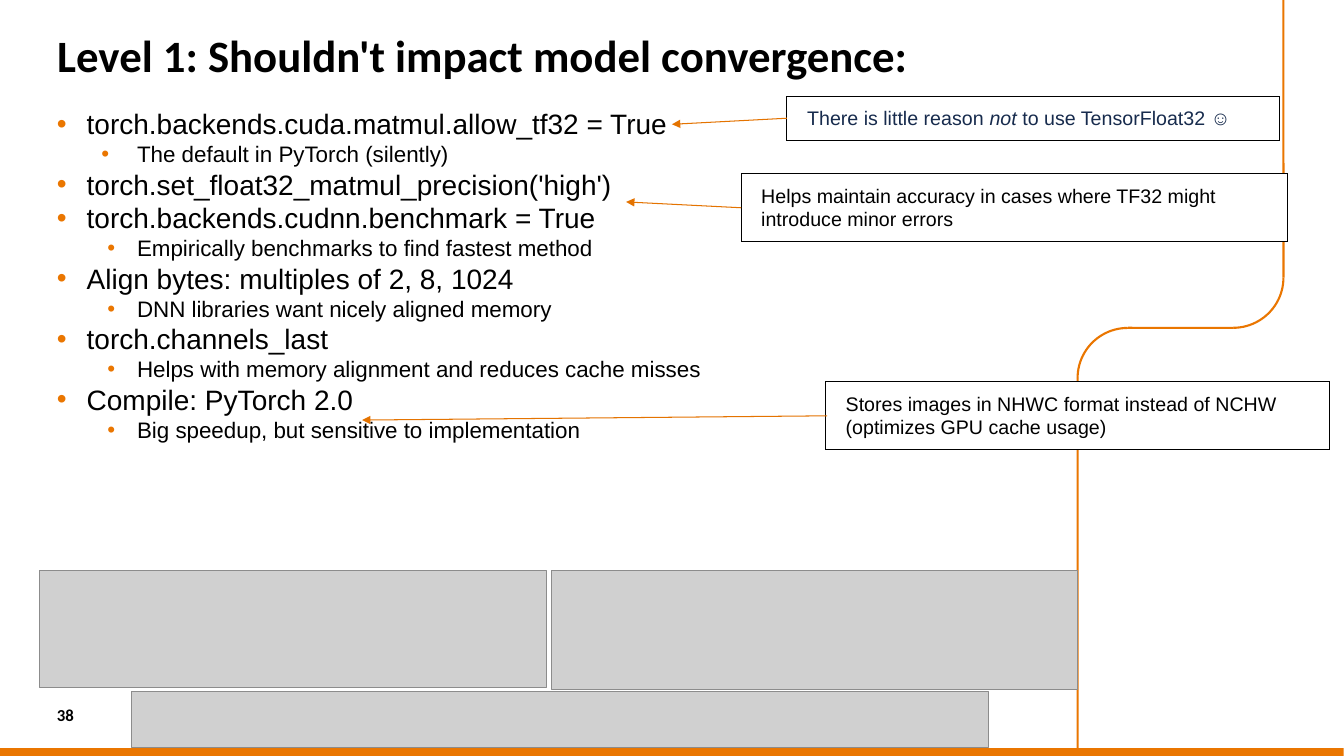
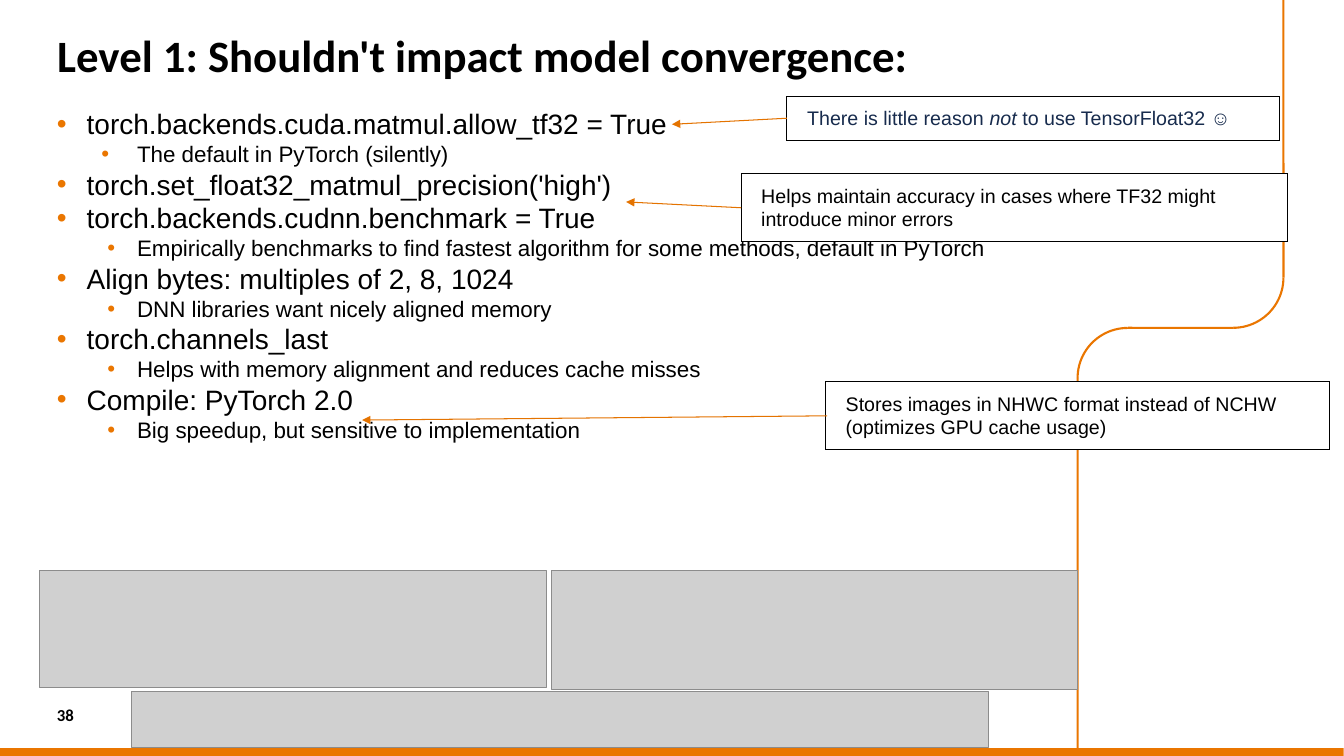
Before and after one commit to sara-nl/HPML-course-materials, a slide deck: slide 38 of Day2/slides/hw_and_software_features.pptx. Drawn at 1344x756 pixels with LibreOffice and Linux fonts; fonts in the diff are those of the drawing; grey boxes stand for pictures; background and template pictures are left out. Boxes give left, top, right and bottom in pixels: in the first picture for what was removed or moved away, otherwise in the second. Text is boxed around its words. In the diff, an @@ line names an element or a change of style, - is before the commit and + after.

```diff
--- a/Day2/slides/hw_and_software_features.pptx
+++ b/Day2/slides/hw_and_software_features.pptx
@@ text at box(137, 239, 985, 261): text changed @@
-  • Empirically benchmarks to find fastest method
+  • Empirically benchmarks to find fastest algorithm for some methods, default in PyTorch
```
Also in this commit, not shown: 27 other slides changed, 1 slide added, 12 other files.
